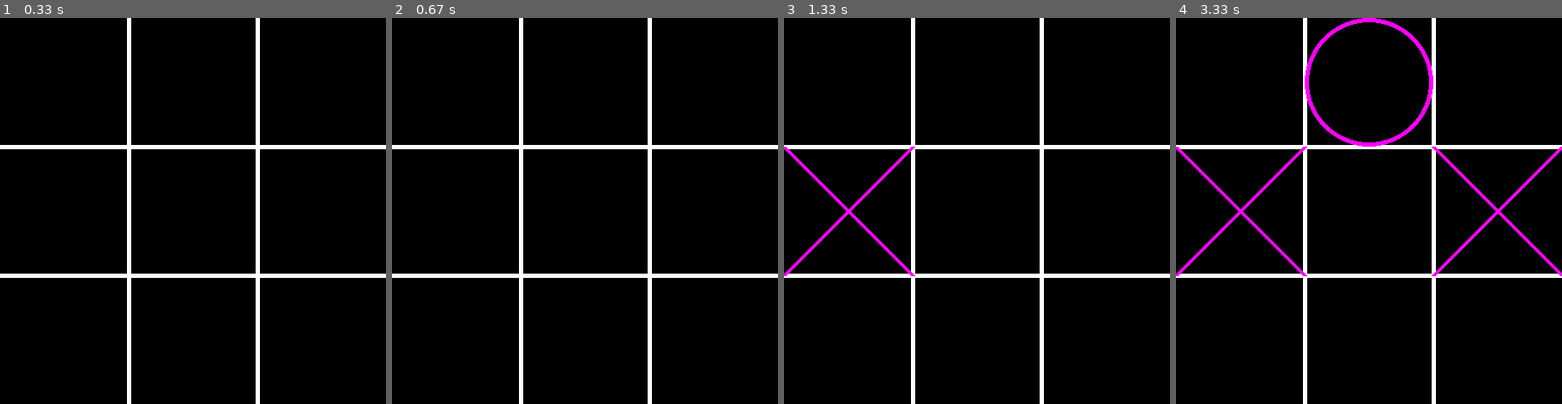
Above: before the commit, frames 1-4 (left to right).
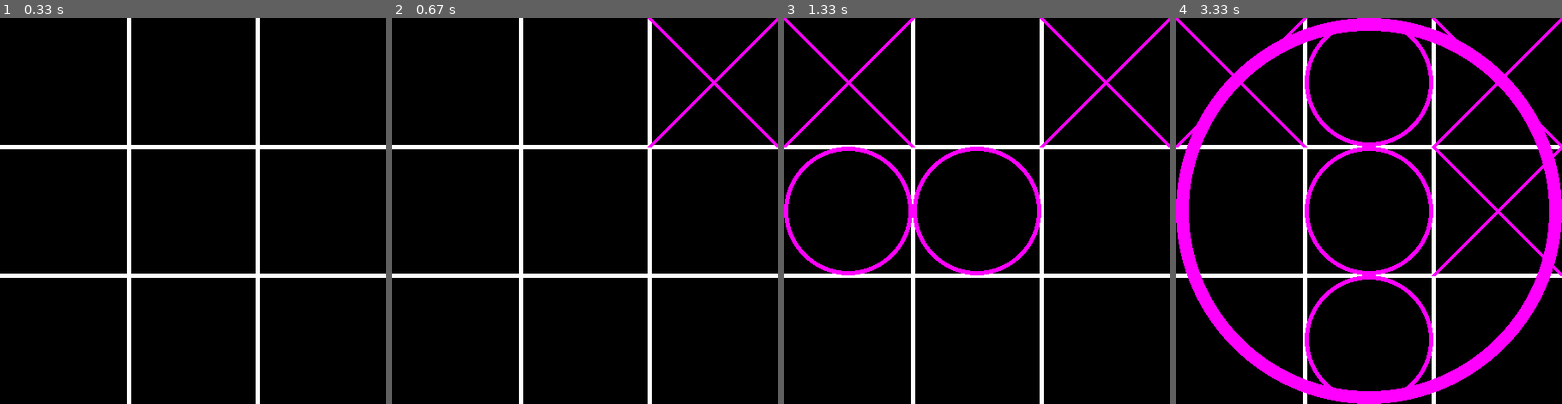
Above: after the commit, the same moments.

Repository: aaron24953/chaos
Game: pygame game, started from O+X-AI/OX.py
Two runs of this game, one before a commit and one after it. Both use one fixed random seed, a clock stepped at 60 frames per second and the inputs below.
Inputs (mouse positions are in pixels of both pictures, inside the frame that each line leads up to):
- Up to frame 1 (0.33 s): no input
- Up to frame 2 (0.67 s): tap Space at 0.33 s
- Up to frame 3 (1.33 s): tap Space at 0.73, 1.03 s; click (857, 153) at 1.22 s
- Up to frame 4 (3.33 s): click (1376, 79) at 1.55 s; hold Backspace 2.17-2.63 s; tap Space at 2.23, 2.53, 3.07 s; click (1469, 272) at 2.72 s; click (1446, 180) at 3.08 s

Frame 1 is identical in both runs. In frame 2, 0.7% of the frame differs, in the area x 66-100%, y 0-34%; in frame 3, 4.3%; in frame 4, 13%, in the area x 0-100%, y 0-100%.

Commit message:
OX AI done

Diff:
--- /dev/null
+++ b/O+X-AI/AI.py
@@ -0,0 +1,39 @@
+from OX import Board
+
+
+def minmax(board: Board, depth: int) -> tuple[int, int]:
+    if depth:
+        if board.spaces == [0 * i for i in range(9)]:
+            return (-1, 2)
+        evals: list[tuple[int, int]] = []
+        for i in range(9):
+            turn = board.turn
+            board.move(i)
+            if turn != board.turn:
+                evals.append((minmax(board, depth - 1)[0], i))
+                board.undo()
+        if evals:
+            if board.turn % 2:
+                for i in range(len(evals)):
+                    if evals[i][0] == 2:
+                        return evals[i]
+            else:
+                for i in range(len(evals)):
+                    if evals[i][0] == 1:
+                        return evals[i]
+            for eval in evals:
+                if eval[0] == 0:
+                    return eval
+            return evals[0]
+        else:
+            return (board.eval(), -1)
+    return (board.eval(), -1)
+
+
+def main():
+    board = Board()
+    print(minmax(board, 6))
+
+
+if __name__ == "__main__":
+    main()
--- a/O+X-AI/O+X.py
+++ b/O+X-AI/OX.py
@@ -8,9 +8,9 @@
     def __init__(self) -> None:
         self.spaces = [0 * i for i in range(9)]
         self.turn = 0
-        self.done = False
+        self.moves: list[int] = []
 
-    def win(self):
+    def eval(self):
         for i in range(3):
             if (
                 self.spaces[i] == self.spaces[i + 3] == self.spaces[i + 6]
@@ -30,11 +30,25 @@
 
         return 0
 
+    def move(self, square: int):
+        if not self.spaces[square] and not self.eval():
+            self.spaces[square] = self.turn % 2 + 1
+            self.turn += 1
+            self.moves.append(square)
+
+    def undo(self):
+        if self.moves:
+            move = self.moves.pop()
+            self.spaces[move] = 0
+            self.turn -= 1
+
 
 def main():
+    from AI import minmax
     running = True
     xy = 450
     w = 5
+    DEPTH = 7
     SIZE = (xy, xy)
     screen = pygame.display.set_mode(SIZE)
     board = Board()
@@ -43,12 +57,14 @@
             if event.type == pygame.QUIT:
                 sys.exit()
             if event.type == pygame.MOUSEBUTTONDOWN:
-                if not board.done:
-                    mouse = pygame.mouse.get_pos()
-                    square = mouse[1] // (xy // 3) * 3 + mouse[0] // (xy // 3)
-                    if not board.spaces[square]:
-                        board.spaces[square] = board.turn % 2 + 1
-                        board.turn += 1
+                mouse = pygame.mouse.get_pos()
+                square = mouse[1] // (xy // 3) * 3 + mouse[0] // (xy // 3)
+                board.move(square)
+            if event.type == pygame.KEYDOWN:
+                if pygame.key.get_pressed()[pygame.K_BACKSPACE]:
+                    board.undo()
+                if pygame.key.get_pressed()[pygame.K_SPACE]:
+                    board.move(minmax(board, DEPTH)[1])
 
         screen.fill((0, 0, 0))
         pygame.draw.line(screen, (255, 255, 255), (xy / 3, 0), (xy / 3, xy), w)
@@ -70,13 +86,11 @@
                 pygame.draw.circle(
                     screen, (255, 0, 255), (x + xy / 6, y + xy / 6), xy / 6, w
                 )
-        win = board.win()
-        if win:
-            board.done = True
-        if win == 1:
+        eval = board.eval()
+        if eval == 1:
             pygame.draw.line(screen, (255, 0, 255), (0, 0), (xy, xy), w * 3)
             pygame.draw.line(screen, (255, 0, 255), (xy, 0), (0, xy), w * 3)
-        elif win == 2:
+        elif eval == 2:
             pygame.draw.circle(screen, (255, 0, 255), (xy / 2, xy / 2), xy / 2, w * 3)
 
         pygame.display.flip()
--- /dev/null
+++ b/O+X-AI/test.py
@@ -0,0 +1,5 @@
+import pygame
+
+pygame.init()
+
+print(pygame.KEYDOWN)
